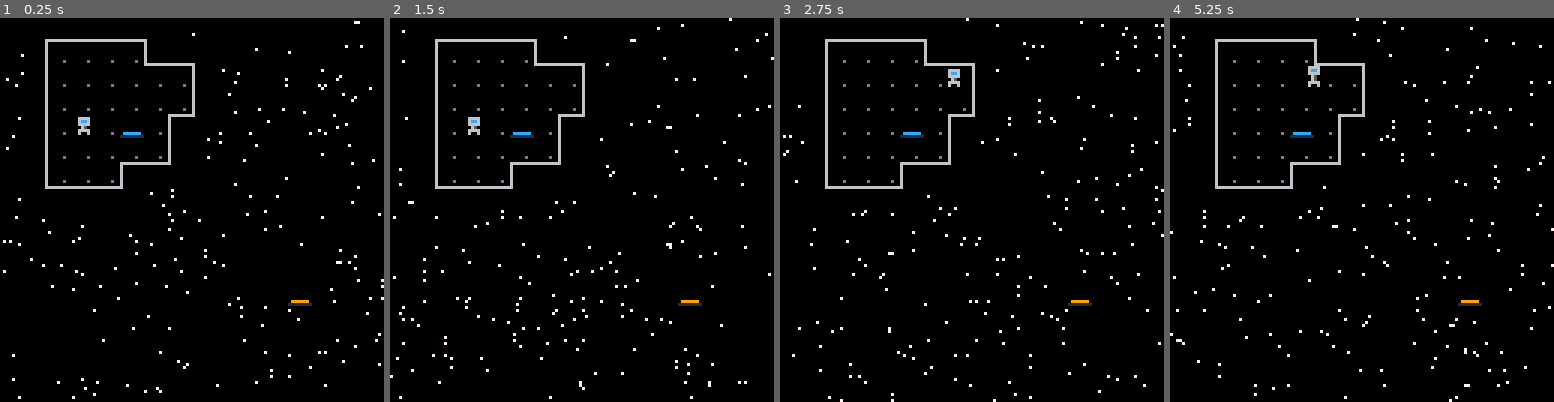
Above: before the commit, frames 1-4 (left to right).
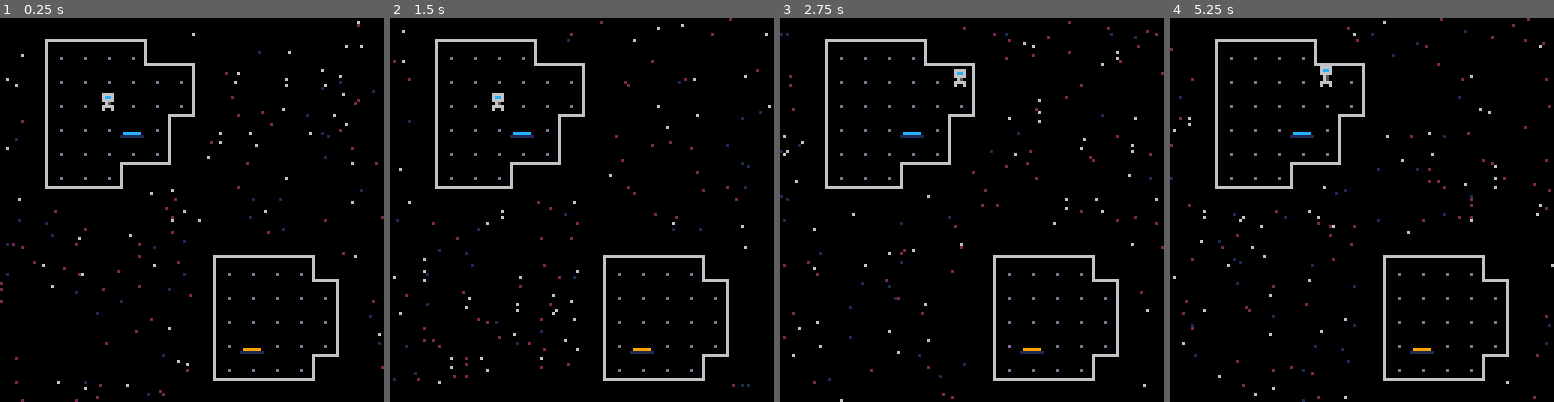
Above: after the commit, the same moments.

Repository: camerondugan/Pico8-Cartridges
Game: PICO-8 cartridge mygames/space.p8
Same seed, same stepped clock (60 frames per second), same inputs: the game is played once before the commit and once after it.
Inputs:
- Up to frame 1 (0.25 s): no input
- Up to frame 2 (1.5 s): no input
- Up to frame 3 (2.75 s): hold Right 1.6-2.1 s; hold Up 2.15-2.42 s; hold Right from 2.47 s (still down)
- Up to frame 4 (5.25 s): release Right at 3.03 s; hold Left 3.08-3.58 s; hold Down 3.63-3.97 s; hold Right 4.02-4.68 s; hold Up 4.73-5.03 s; hold Left from 5.08 s (still down)

The runs differ from the first frame. In frame 1, 3.4% of the frame differs, in the area x 0-100%, y 0-100%; in frame 2, 3.4%; in frame 3, 3.4%; in frame 4, 3.6%.

Commit message:
corruption as you portal

Diff:
--- a/mygames/space.p8
+++ b/mygames/space.p8
@@ -9,24 +9,18 @@
 -- 1=orange portal
 -- 4=blue portal
 
---player
-px=0
-py=0
-pxo=0
-pyo=0
-p_sprites={1,17}
-p_damage=0
-p_can_move=true
-p_move_started=nil
-
 --ai
 bots={}
 
 --ui
 playing=true
 
+--map
+mx=0
+my=0
+
 --controlls
-input_delay=6
+input_delay=10
 input_buffer={}
 
 --utils
@@ -34,6 +28,7 @@
 d={}
 
 function _init()
+	--srand(69)
 	--key repeat delay
 	poke(0x5f5c, input_delay)
 	poke(0x5f5d, input_delay)
@@ -46,9 +41,11 @@
 function _draw()
 	cls()
 	★_bg()
-	map()
+	map(mx,my)
 	--player
 	d_player()
+	portal_fx(pp1.x,pp1.y,pc(0))
+	portal_fx(pp2.x,pp2.y,pc(1))
 	if (debug) then
 		for i in all(d) do
 			print(i,8)
@@ -61,6 +58,7 @@
 	if (playing) then
 		get_input()
 		update_player()
+		corrupt()
 	end
 end
 
@@ -77,6 +75,128 @@
 	end
 end
 
+function remove_from_buffer()
+	x=input_buffer[1].x
+	y=input_buffer[1].y
+	del(input_buffer,input_buffer[1])
+end
+
+
+-->8
+--pixel fx
+
+--stars
+★_l1={} --stars layer 1
+★_l2={} --stars layer 2
+★_l3={}
+n★_l1=80 --num of stars l1
+n★_l2=100 --num of stars l2
+n★_l3=50
+--★ offset
+★o={x=1,y=1}
+
+
+function ★_bg()
+	if #★_l1==0 and
+					#★_l2==0 and
+					#★_l3==0 then
+		init_★()
+	end
+	draw_★(★_l1,6)
+	draw_★(★_l2,2)
+	draw_★(★_l3,1)
+	update_★_pos()
+end
+
+function init_★()
+	★_l1={}
+	★_l2={}
+	★_l3={}
+	★_l1=generate_★s(★_l1,n★_l1)
+	★_l2=generate_★s(★_l2,n★_l2)
+	★_l3=generate_★s(★_l3,n★_l3)
+end
+
+function generate_★s(arr,num)
+	local x,y,n = 0,0,0
+	while n<num do--screen height
+		x=flr(rnd(128))
+		y=(y+flr(rnd(128)))%128
+		add(arr,{x=x,y=y})
+		n+=1
+	end
+	return arr
+end
+
+function draw_★(arr,c)
+	for coord in all(arr) do
+		pset(coord.x,
+							coord.y,c)
+	end
+end
+
+function update_★_pos()
+	for i=1,#★_l1 do
+		★_l1[i]=move_★(★_l1[i],
+																			★o,
+																			1)
+	end
+	for i=1,#★_l2 do
+		★_l2[i]=move_★(★_l2[i],
+																			★o,
+																			1/3)
+	end
+	for i=1,#★_l3 do
+		★_l3[i]=move_★(★_l3[i],
+																			★o,
+																			1/7)
+	end
+end
+
+function move_★(arr1,arr2,ratio)
+	return {x=(arr1.x+ratio*arr2.x)%128,
+									y=(arr1.y+ratio*arr2.y)%128}
+end
+
+--portals
+function portal_fx(x,y,c)
+	local speed=4
+	local c2
+	if (c==12) c2=13
+	if (c==10) c2=9
+	if (portal_activated) then
+	 pfx=t()
+	 portal_activated=false
+	 should_pfx=true
+	end
+	if (should_pfx) then
+		fxt=(t()-pfx)*speed
+		if (fxt<1) then
+		 circfill_b(x+4,y+4,fxt*8,c,c2)
+		 hide_player=true
+		elseif (fxt<2) then
+			circfill_b(x+4,y+4,(2-fxt)*8,c,c2)
+			hide_player=false
+		else
+			should_pfx=false
+			q_corrupt(15)
+			take_dmg(0.5)
+		end
+	end
+end
+-->8
+--player
+px=0
+py=0
+pxo=0
+pyo=0
+p_can_move=true
+p_move_started=nil
+
+p_sprites={1,17}
+p_damage=0
+hide_player=false
+
 function get_player_start()
 	for i=0,16 do
 		for k=0,16 do
@@ -91,6 +211,7 @@
 
 function update_player()
 	p_movement()
+	portal_fx(px,py,12)
 	if (p_slerp()) then
 		p_can_move=true
 	end
@@ -124,23 +245,35 @@
 																				input_delay)
 	pxo=o.x
 	pyo=o.y
+	--teleport if landed on stuff
+	if (o.done) then
+		on_p_move_fin()
+	end
 		--update can_move
 	return o.done
 end
 
-function remove_from_buffer()
-	x=input_buffer[1].x
-	y=input_buffer[1].y
-	del(input_buffer,input_buffer[1])
+function on_p_move_fin()
+	--get cur tile
+	local ntile=gsifo(0,0)
+	local pos=other_portal_pos(ntile)
+	px=pos.x
+	py=pos.y
+	if (pos.moved)then
+		portal_activated=true
+		corrupt(0)
+	end
 end
 
 --draw player
 function d_player()
+	if (not hide_player) then
 		spr(
 			p_damage+
 			get_frame(p_sprites,3)
 			,px+pxo
 			,py+pyo)
+	end
 end
 
 --player move
@@ -156,9 +289,116 @@
 	end
 end
 
-function collide(x,y)
+function take_dmg(dmg)
+	p_damage+=dmg
+	p_damage=min(p_damage,7)
+end
+-->8
+--game tiles
+
+--portal variables
+pp1={x=px,y=py}
+pp2={x=px,y=py}
+cportal=false
+
+--portal
+function pc(n)
+	local p1c=12
+	local p2c=9
+	if (n==0) then
+		if (cportal) then return p1c
+		else return p2c end
+	else
+		if (cportal) then return p2c
+		else return p1c end
+	end
+end
+
+function other_portal_pos(portal)
+	local op = portal
+	local is_portal=false
+	if (op==33) then
+		op=32
+		is_portal=true
+		cportal=false
+	elseif (op==32) then
+		op=33
+		is_portal=true
+		cportal=true
+	end
+	if (is_portal) then
+		for i=mx,mx+16 do
+			for k=my,my+16 do
+				if (mget(i,k) == op) then
+					pp1.x=i*8
+					pp1.y=k*8
+					pp2.x=px
+					pp2.y=py
+					return {x=i*8,y=k*8,moved=is_portal}
+				end
+			end
+		end
+	end
+	return {x=px,y=py,moved=is_portal}
+end
+-->8
+--utils
+--corruption
+corrupts=0
+n_c=1
+tic=0
+
+function corrupt()
+	tic+=1
+	if (tic!=3) then
+		return
+	else
+		tic=0
+	end
+	if (corrupts<=0) then
+		corrupts=0
+		return
+	end
+	corrupt_n(min(n_c,corrupts))
+	corrupts-=n_c
+	if (n_c<60)	n_c*=2
+end
+
+function q_corrupt(x)
+	if (x!=nil) then
+		corrupts+=x
+		n_c=1
+	end
+end
+
+--corrupt now
+function corrupt_n(x)
+	for i=0,x do
+		repeat
+			mem=rnd(0x8000)
+		--make mem target only
+		--visual aspects
+		until --(mem>=0x6000
+						--		and mem<0x7fff)
+					(0x5f00<=mem
+								and mem<=0x5f1f)
+					or (0x5f31<=mem
+								and mem<=0x5f35)
+					or (mem<=0x42ff
+								and mem>0x30ff)
+					or (mem<0x1000)
+		poke(mem,rnd(0x100))
+	end
+end
+
+function collide(dx,dy)
 	--if upcoming has solid flag
-	return fget(mget(px/8+x,py/8+y),0)
+	return fget(gsifo(dx,dy),0)
+end
+
+--get sprite in front of player
+function gsifo(dx,dy)
+	return mget(px/8+dx,py/8+dy)
 end
 
 --generate offset
@@ -177,80 +417,146 @@
 	return {x=xo,y=yo,done=done}
 end
 
+--animation
 function get_frame(arr,speed)
 	return arr[flr(t()*speed%#arr)+1]
 end
-★_l1={} --stars layer 1
-★_l2={} --stars layer 2
-★_l3={}
-n★_l1=80 --num of stars l1
-n★_l2=100 --num of stars l2
-n★_l3=50
---★ offset
-★o={x=1,y=1}
-
-
-function ★_bg()
-	if #★_l1==0 and
-					#★_l2==0 and
-					#★_l3==0 then
-		init_★()
-	end
-	draw_★(★_l1)
-	draw_★(★_l2)
-	draw_★(★_l3)
-	update_★_pos()
-end
-
-function init_★()
-	★_l1={}
-	★_l2={}
-	★_l3={}
-	★_l1=generate_★s(★_l1,n★_l1)
-	★_l2=generate_★s(★_l2,n★_l2)
-	★_l3=generate_★s(★_l3,n★_l3)
-end
-
-function generate_★s(arr,num)
-	local x,y,n = 0,0,0
-	while n<num do--screen height
-		x=flr(rnd(128))
-		y=(y+flr(rnd(128)))%128
-		add(arr,{x=x,y=y})
-		n+=1
-	end
-	return arr
-end
-
-function draw_★(arr,o)
-	for coord in all(arr) do
-		pset(coord.x,
-							coord.y,7)
-	end
-end
-
-function update_★_pos()
-	for i=1,#★_l1 do
-		★_l1[i]=move_★(★_l1[i],
-																			★o,
-																			1)
-	end
-	for i=1,#★_l2 do
-		★_l2[i]=move_★(★_l2[i],
-																			★o,
-																			1/4)
-	end
-	for i=1,#★_l3 do
-		★_l3[i]=move_★(★_l3[i],
-																			★o,
-																			1/8)
-	end
-end
-
-function move_★(arr1,arr2,ratio)
-	return {x=(arr1.x+ratio*arr2.x)%128,
-									y=(arr1.y+ratio*arr2.y)%128}
-end
+
+--drawing
+function circfill_b(x,y,rad,c1,c2)
+	circfill(x,y,rad,c1)
+	circ(x,y,rad,c2)
+end
+…(130 lines of a section not shown)…
 
 
 
@@ -283,14 +589,18 @@
 00190a0a0a0a1a00000000000000000000000000000000000000000000000000000000000000000000000000000000000000000000000000000000000000000000000000000000000000000000000000000000000000000000000000000000000000000000000000000000000000000000000000000000000000000000000000
 000d090909091c0a1a0000000000000000000000000000000000000000000000000000000000000000000000000000000000000000000000000000000000000000000000000000000000000000000000000000000000000000000000000000000000000000000000000000000000000000000000000000000000000000000000
 000d0909090909090b0000000000000000000000000000000000000000000000000000000000000000000000000000000000000000000000000000000000000000000000000000000000000000000000000000000000000000000000000000000000000000000000000000000000000000000000000000000000000000000000
-000d0909090909090b0000000000000000000000000000000000000000000000000000000000000000000000000000000000000000000000000000000000000000000000000000000000000000000000000000000000000000000000000000000000000000000000000000000000000000000000000000000000000000000000
-000d09010921091b2a0000000000000000000000000000000000000000000000000000000000000000000000000000000000000000000000000000000000000000000000000000000000000000000000000000000000000000000000000000000000000000000000000000000000000000000000000000000000000000000000
+000d0909010909090b0000000000000000000000000000000000000000000000000000000000000000000000000000000000000000000000000000000000000000000000000000000000000000000000000000000000000000000000000000000000000000000000000000000000000000000000000000000000000000000000
+000d09090921091b2a0000000000000000000000000000000000000000000000000000000000000000000000000000000000000000000000000000000000000000000000000000000000000000000000000000000000000000000000000000000000000000000000000000000000000000000000000000000000000000000000
 000d09090909090b000000000000000000000000000000000000000000000000000000000000000000000000000000000000000000000000000000000000000000000000000000000000000000000000000000000000000000000000000000000000000000000000000000000000000000000000000000000000000000000000
 000d0909091b0c2a000000000000000000000000000000000000000000000000000000000000000000000000000000000000000000000000000000000000000000000000000000000000000000000000000000000000000000000000000000000000000000000000000000000000000000000000000000000000000000000000
 00290c0c0c2a0000000000000000000000000000000000000000000000000000000000000000000000000000000000000000000000000000000000000000000000000000000000000000000000000000000000000000000000000000000000000000000000000000000000000000000000000000000000000000000000000000
 0000000000000000000000000000000000000000000000000000000000000000000000000000000000000000000000000000000000000000000000000000000000000000000000000000000000000000000000000000000000000000000000000000000000000000000000000000000000000000000000000000000000000000
-0000000000000000000000000000000000000000000000000000000000000000000000000000000000000000000000000000000000000000000000000000000000000000000000000000000000000000000000000000000000000000000000000000000000000000000000000000000000000000000000000000000000000000
-0000000000000000000000000000000000000000000000000000000000000000000000000000000000000000000000000000000000000000000000000000000000000000000000000000000000000000000000000000000000000000000000000000000000000000000000000000000000000000000000000000000000000000
-0000000000000000000000002000000000000000000000000000000000000000000000000000000000000000000000000000000000000000000000000000000000000000000000000000000000000000000000000000000000000000000000000000000000000000000000000000000000000000000000000000000000000000
-
-
+0000000000000000190a0a0a0a1a000000000000000000000000000000000000000000000000000000000000000000000000000000000000000000000000000000000000000000000000000000000000000000000000000000000000000000000000000000000000000000000000000000000000000000000000000000000000
+00000000000000000d090909091c1a0000000000000000000000000000000000000000000000000000000000000000000000000000000000000000000000000000000000000000000000000000000000000000000000000000000000000000000000000000000000000000000000000000000000000000000000000000000000
+00000000000000000d09090909090b0000000000000000000000000000000000000000000000000000000000000000000000000000000000000000000000000000000000000000000000000000000000000000000000000000000000000000000000000000000000000000000000000000000000000000000000000000000000
+00000000000000000d09090909090b0000000000000000000000000000000000000000000000000000000000000000000000000000000000000000000000000000000000000000000000000000000000000000000000000000000000000000000000000000000000000000000000000000000000000000000000000000000000
+00000000000000000d09200909090b0000000000000000000000000000000000000000000000000000000000000000000000000000000000000000000000000000000000000000000000000000000000000000000000000000000000000000000000000000000000000000000000000000000000000000000000000000000000
+00000000000000000d090909091b2a0000000000000000000000000000000000000000000000000000000000000000000000000000000000000000000000000000000000000000000000000000000000000000000000000000000000000000000000000000000000000000000000000000000000000000000000000000000000
+0000000000000000290c0c0c0c2a000000000000000000000000000000000000000000000000000000000000000000000000000000000000000000000000000000000000000000000000000000000000000000000000000000000000000000000000000000000000000000000000000000000000000000000000000000000000
+
+
Not shown, changed: 132 lines of the sprite sheet (__gfx__) section of mygames/space.p8
Not shown, changed: the thumbnail (__label__) section of mygames/space.p8
Not shown, changed: the sound effects (__sfx__) section of mygames/space.p8
